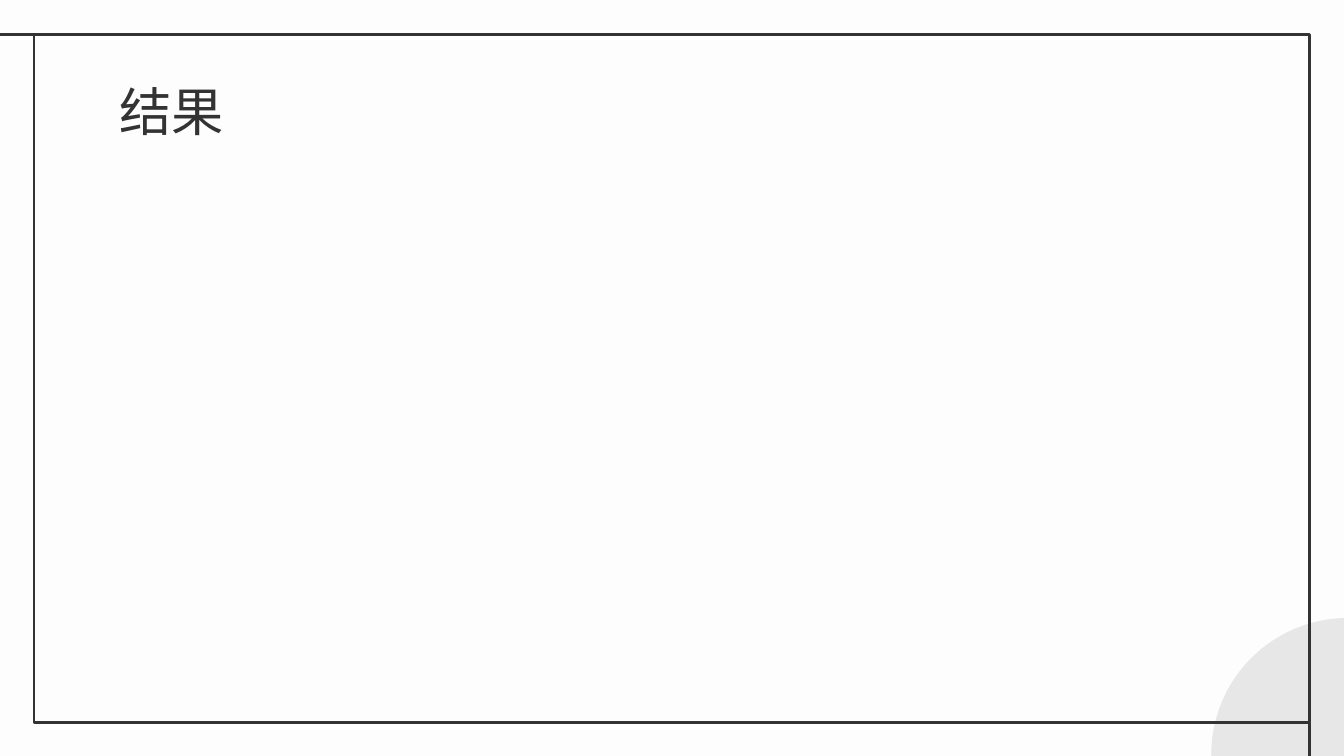
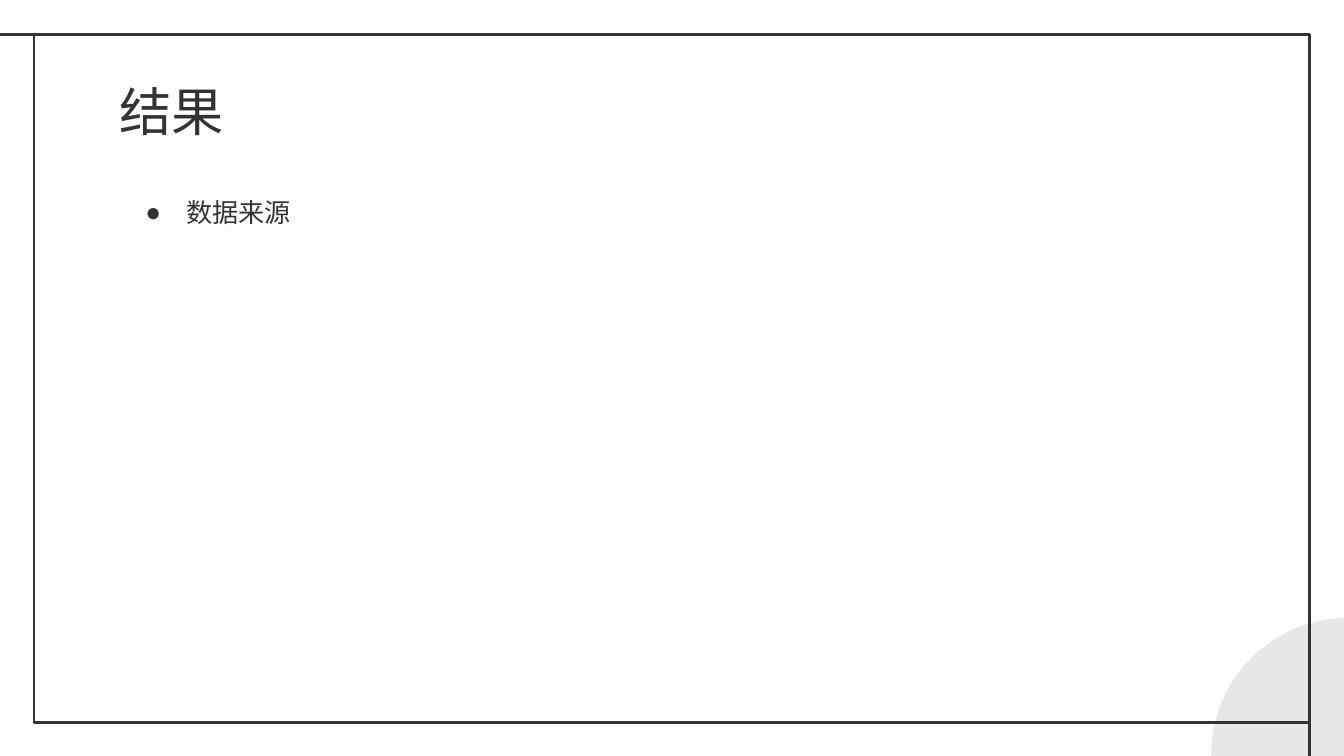
Before and after one commit to sky888galaxy/steam-spider, a slide deck: slide 19 of docs/答辩.pptx (slide 11 before the commit). Drawn at 1344x756 pixels with LibreOffice and Linux fonts; fonts in the diff are those of the drawing. Boxes give left, top, right and bottom in pixels: in the first picture for what was removed or moved away, otherwise in the second. Text is boxed around its words. In the diff, an @@ line names an element or a change of style, - is before the commit and + after.

```diff
--- a/docs/答辩.pptx
+++ b/docs/答辩.pptx
@@ text added at <box>186,200,291,224</box>, 14 pt, text #333333 @@
+● 数据来源
```
Also in this commit, not shown: 7 other slides changed, 10 slides added, 2 slides removed, 3 other files.
